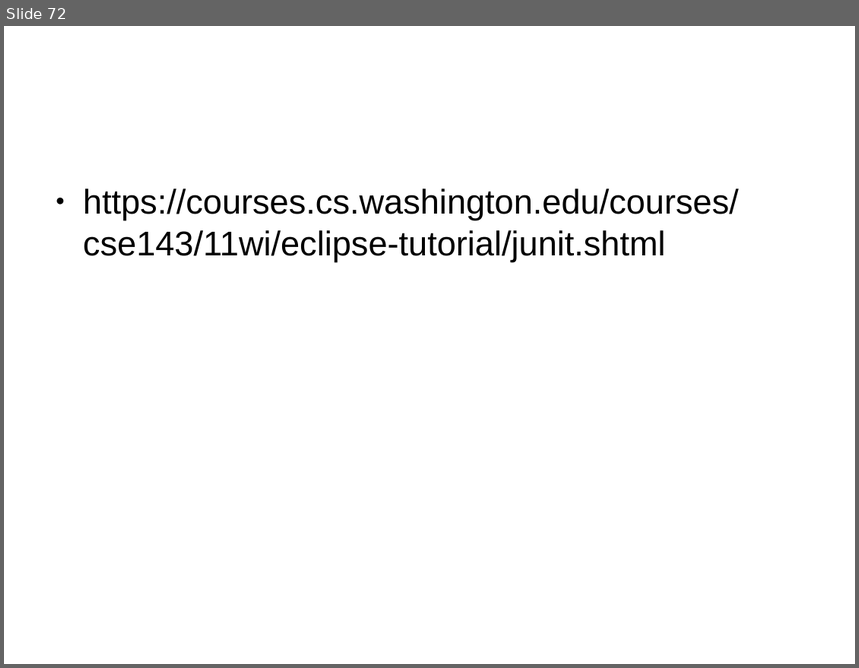
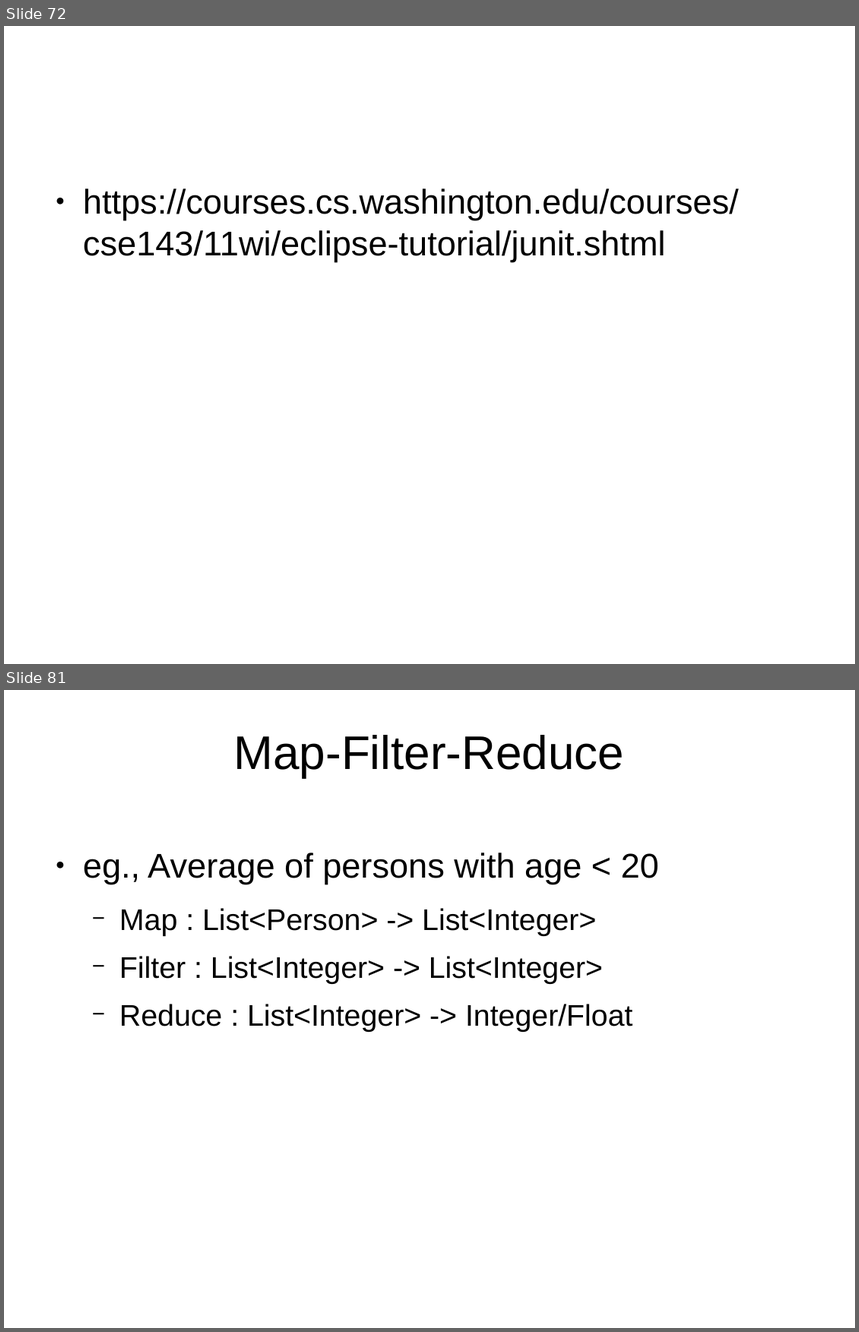
Before and after one commit to shikha-desai/Internship_PreWork, a slide deck: Java/Java_Notes.odp. Shown one above the other, each under a label of ours: slide 72 before the commit, slides 72 and 81 after it; the slides between them are not shown. The pictures are 859x668 and 859x1332 pixels, drawn with LibreOffice and Linux fonts; fonts in the diff are those of the drawing; background and template pictures are left out. Boxes give left, top, right and bottom in pixels: in the first picture for what was removed or moved away, otherwise in the second. Text is boxed around its words. In the diff, an @@ line names an element or a change of style, - is before the commit and + after.

```diff
--- a/Java/Java_Notes.odp
+++ b/Java/Java_Notes.odp
@@ slide 81 added at (4,690,855,1328), background picture (left out) @@
@@ title added at (234,735,625,778), 44 pt, text #000000 @@
+Map-Filter-Reduce
@@ text added at (83,853,659,1032), 27.9 pt, text #000000 @@
+● eg., Average of persons with age < 20
+  − Map : List<Person> -> List<Integer>
+  − Filter : List<Integer> -> List<Integer>
+  − Reduce : List<Integer> -> Integer/Float
```
Also in this commit, not shown: 9 other slides added, 1 other file.
